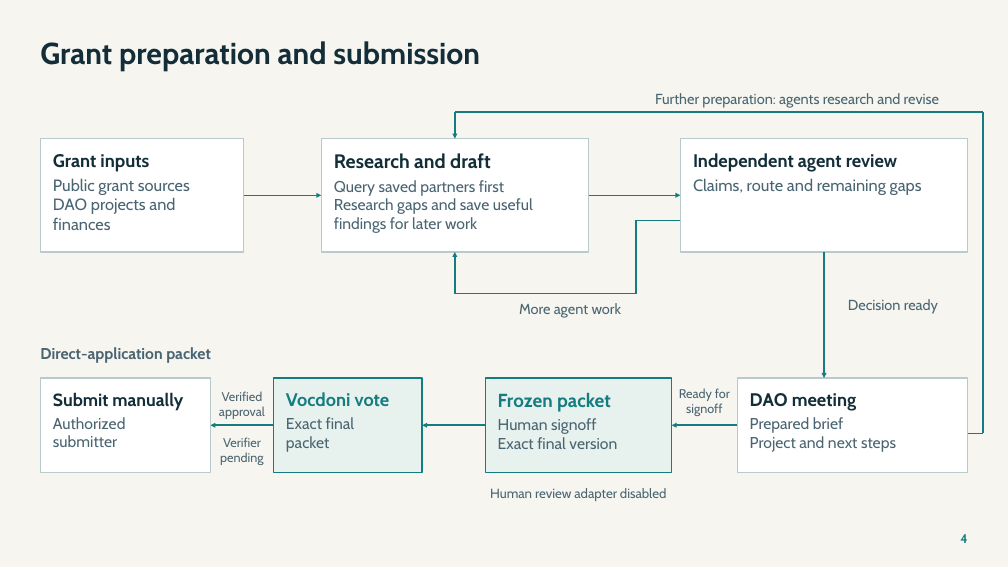
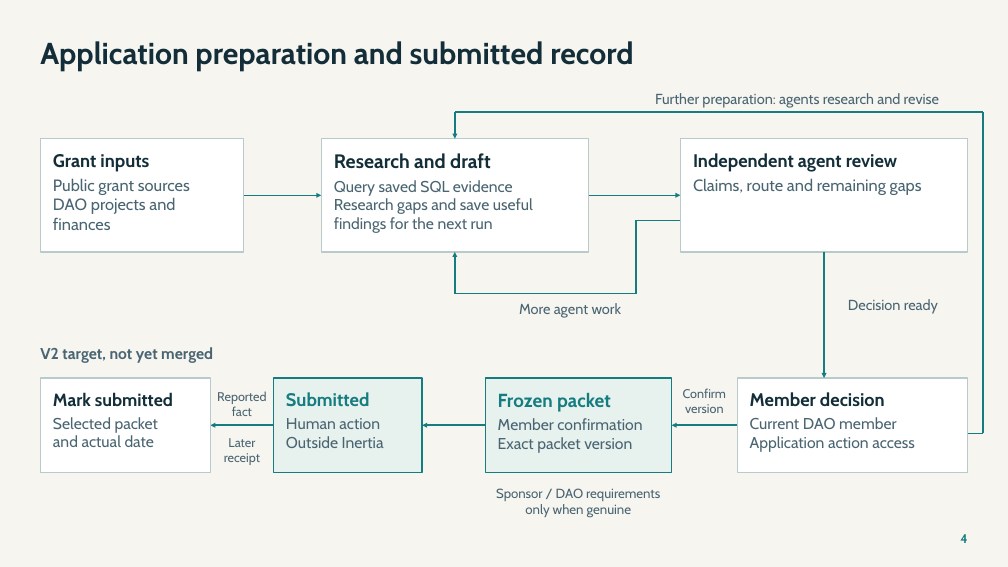
Before and after one commit to NetRxn/Inertia, a slide deck: slide 4 of Inertia-Architecture.pptx. Drawn at 1008x567 pixels with LibreOffice and Linux fonts; fonts in the diff are those of the drawing. Boxes give left, top, right and bottom in pixels: in the first picture for what was removed or moved away, otherwise in the second. Text is boxed around its words. In the diff, an @@ line names an element or a change of style, - is before the commit and + after.

Commit message:
docs: synchronize current member and Wednesday handoff contracts

```diff
--- a/Inertia-Architecture.pptx
+++ b/Inertia-Architecture.pptx
@@ text at [40, 41, 633, 71]: text changed @@
-Grant preparation and submission
+Application preparation and submitted record
@@ text at [334, 180, 513, 196]: text changed @@
-Query saved partners first
+Query saved SQL evidence
@@ text at [334, 217, 493, 233]: text changed @@
-findings for later work
+findings for the next run
@@ text at [40, 347, 213, 363]: text changed @@
-Direct-application packet
+V2 target, not yet merged
@@ text at [683, 388, 726, 413]: text changed @@
-Ready for
-signoff
+Confirm
+version
@@ text at [53, 392, 173, 407]: text changed @@
-Submit manually
+Mark submitted
@@ text at [53, 417, 158, 447]: text changed @@
-Authorized
-submitter
+Selected packet
+and actual date
@@ text at [217, 391, 266, 416]: text changed @@
-Verified
-approval
+Reported
+fact
@@ text at [286, 392, 369, 407]: text changed @@
-Vocdoni vote
+Submitted
@@ text at [286, 418, 384, 448]: text changed @@
-Exact final
-packet
+Human action
+Outside Inertia
@@ text at [498, 418, 642, 453]: text changed @@
-Human signoff
-Exact final version
+Member confirmation
+Exact packet version
@@ text at [750, 392, 885, 406]: text changed @@
-DAO meeting
+Member decision
@@ text at [750, 417, 915, 452]: text changed @@
-Prepared brief
-Project and next steps
+Current DAO member
+Application action access
@@ text at [224, 438, 260, 465]: text changed @@
-Verifier
-pending
+Later
+receipt
@@ text at [496, 488, 660, 517]: text changed @@
-Human review adapter disabled
+Sponsor / DAO requirements only when genuine
```
Also in this commit, not shown: 8 other slides changed, 22 other files.
